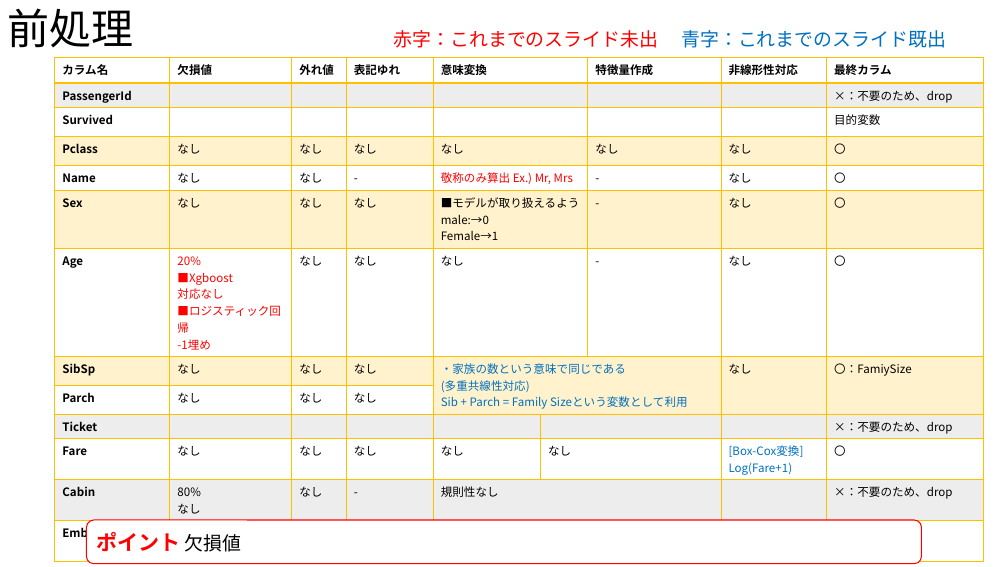
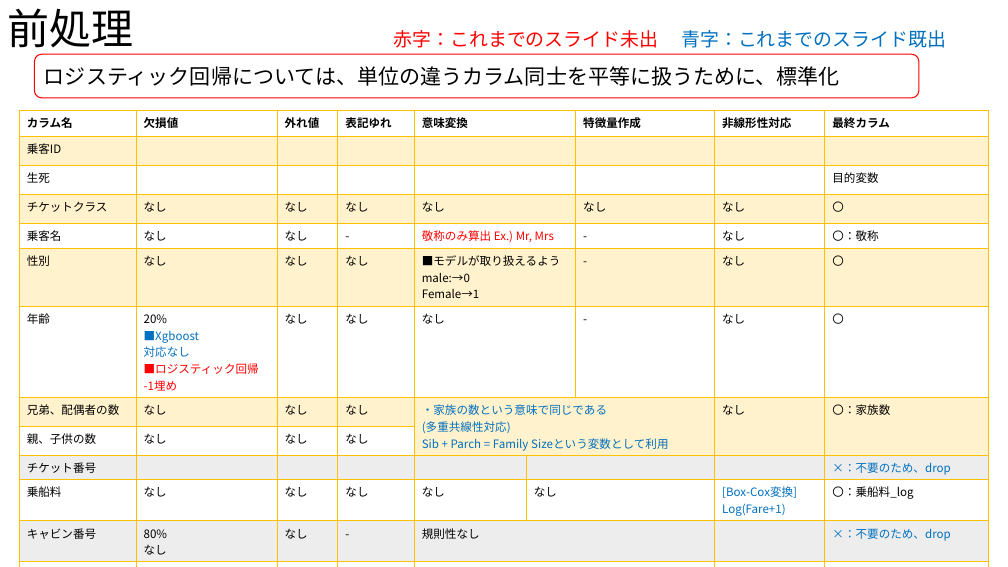
Before and after one commit to SYCastle/data_analysis, a slide deck: slide 8 of 分析報告_フォーマット1.pptx. Drawn at 1008x567 pixels with LibreOffice and Linux fonts; fonts in the diff are those of the drawing. Boxes give left, top, right and bottom in pixels: in the first picture for what was removed or moved away, otherwise in the second. Text is boxed around its words. In the diff, an @@ line names an element or a change of style, - is before the commit and + after.

```diff
--- a/分析報告_フォーマット1.pptx
+++ b/分析報告_フォーマット1.pptx
@@ rounded rectangle added at <box>35,54,920,98</box>, fill #FFFFFF, outline #FF0000 1 pt, 20 pt, text #000000 @@
+ロジスティック回帰については、単位の違うカラム同士を平等に扱うために、標準化
@@ table at <box>19,110,989,559</box> @@
-row 2, column 1: PassengerId
+row 2, column 1: 乗客ID
-row 2, column 9: ×：不要のため、drop
+row 2, column 9: 
-row 3, column 1: Survived
+row 3, column 1: 生死
-row 4, column 1: Pclass
+row 4, column 1: チケットクラス
-row 5, column 1: Name
+row 5, column 1: 乗客名
-row 5, column 9: 〇
+row 5, column 9: 〇：敬称
-row 6, column 1: Sex
+row 6, column 1: 性別
-row 7, column 1: Age
+row 7, column 1: 年齢
-row 8, column 1: SibSp
+row 8, column 1: 兄弟、配偶者の数
-row 8, column 9: 〇：FamiySize
+row 8, column 9: 〇：家族数
-row 9, column 1: Parch
+row 9, column 1: 親、子供の数
-row 10, column 1: Ticket
+row 10, column 1: チケット番号
-row 11, column 1: Fare
+row 11, column 1: 乗船料
-row 11, column 9: 〇
+row 11, column 9: 〇：乗船料_log
-row 12, column 1: Cabin
+row 12, column 1: キャビン番号
-row 13, column 1: Embarked
+row 13, column 1: 乗船港
-row 13, column 9: 〇：Deck
+row 13, column 9: 〇：デッキ
@@ fill #A6A6A6 at 20% opacity to #FFC000 at 20% opacity in 8 cells @@
@@ text colour #FF0000 to #000000 in "20%" @@
@@ text colour #FF0000 to #0070C0 in "■Xgboost", "対応なし" @@
@@ text colour #000000 to #0070C0 in "×：不要のため、drop", "×：不要のため、drop" @@
@@ table: place and size @@
-table at <box>55,57,985,556</box>
+table at <box>19,110,989,559</box>
@@ rounded rectangle removed at <box>86,520,921,564</box> @@
-ポイント 欠損値
```
Also in this commit, not shown: 8 other slides changed, 2 slides added, 1 slide removed.
